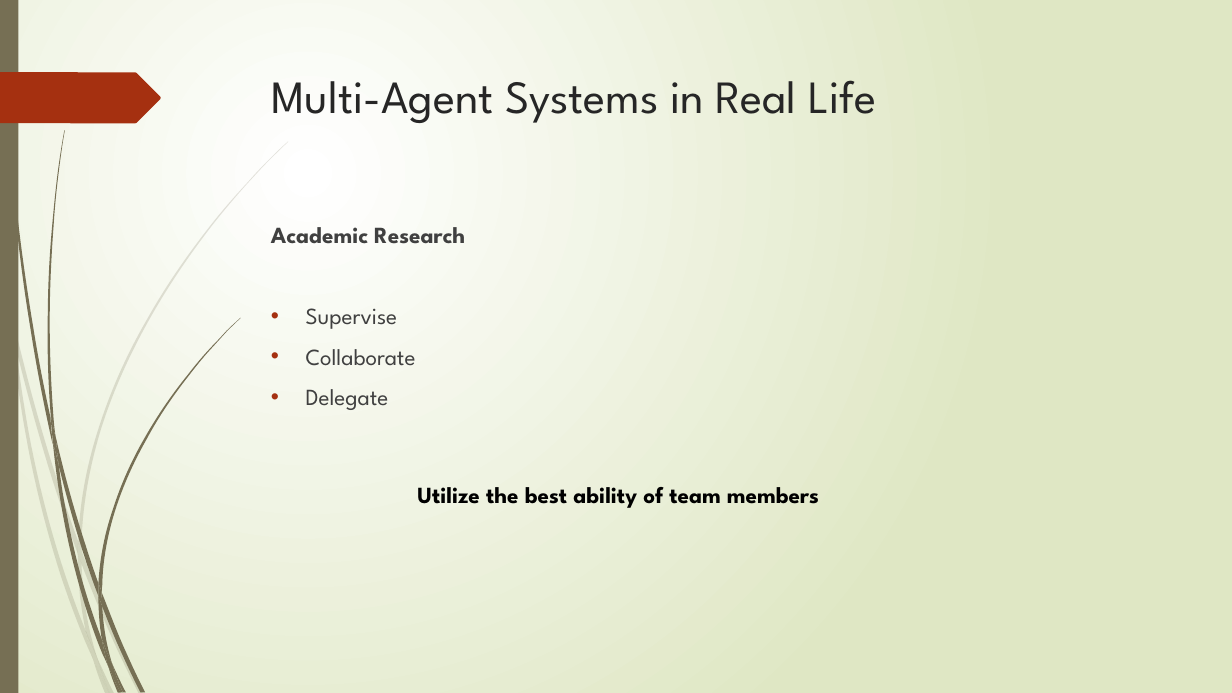
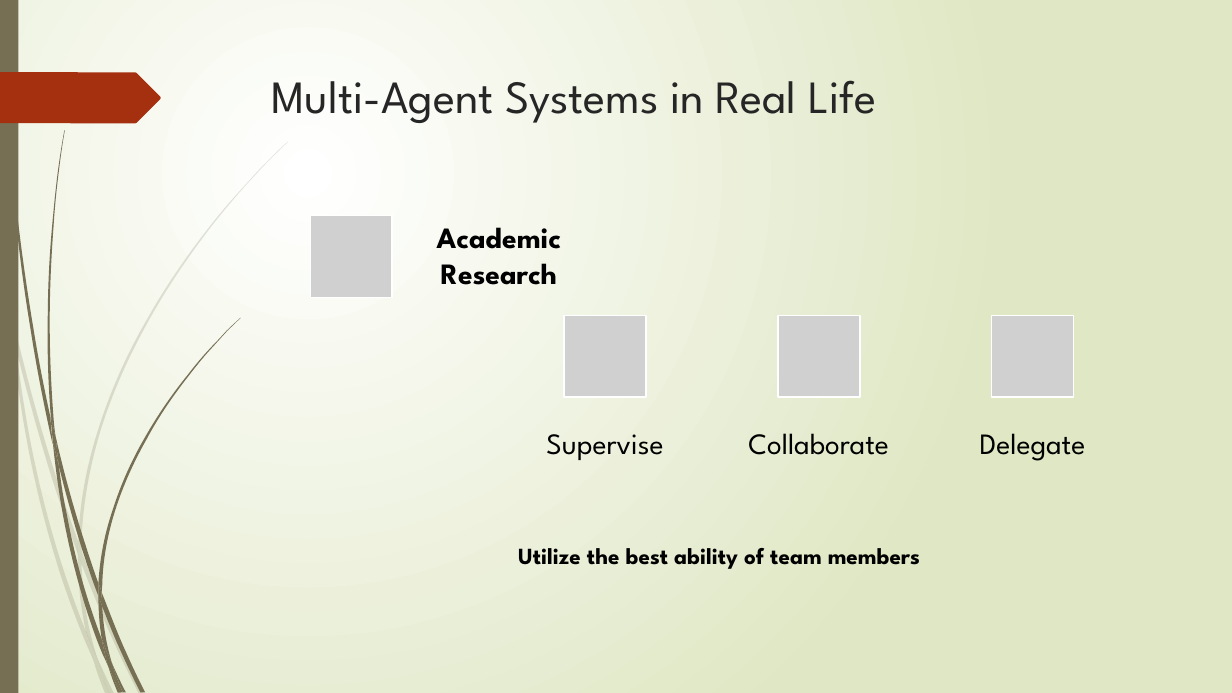
Before and after one commit to saiful1105020/stock_agent, a slide deck: slide 3 of workshop_slides.pptx. Drawn at 1232x693 pixels with LibreOffice and Linux fonts; fonts in the diff are those of the drawing; grey boxes stand for pictures. Boxes give left, top, right and bottom in pixels: in the first picture for what was removed or moved away, otherwise in the second. Text is boxed around its words. In the diff, an @@ line names an element or a change of style, - is before the commit and + after.

```diff
--- a/workshop_slides.pptx
+++ b/workshop_slides.pptx
@@ text removed at bbox=[271, 227, 465, 410] @@
-Academic Research
-• Supervise
-• Collaborate
-• Delegate
@@ group added at bbox=[311, 215, 1086, 461]: 4 pictures, 4 texts @@
+Academic Research
+Supervise
+Collaborate
+Delegate
@@ text "Utilize the best ability of ...": place and size @@
-text "Utilize the best ability of ..." at bbox=[417, 487, 819, 508]
+text "Utilize the best ability of ..." at bbox=[518, 548, 920, 569]
```
Also in this commit, not shown: 2 other slides changed, 1 slide added, 6 other files.
